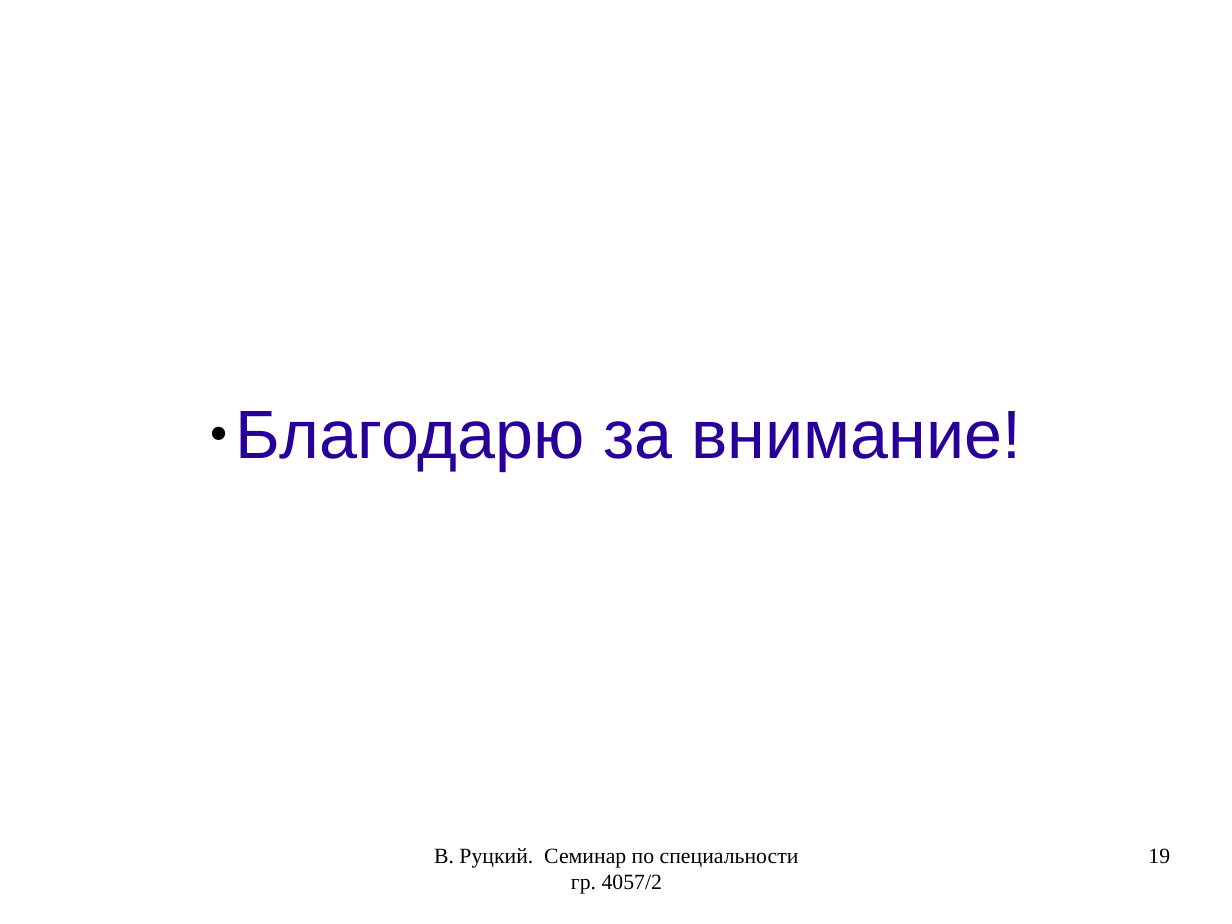
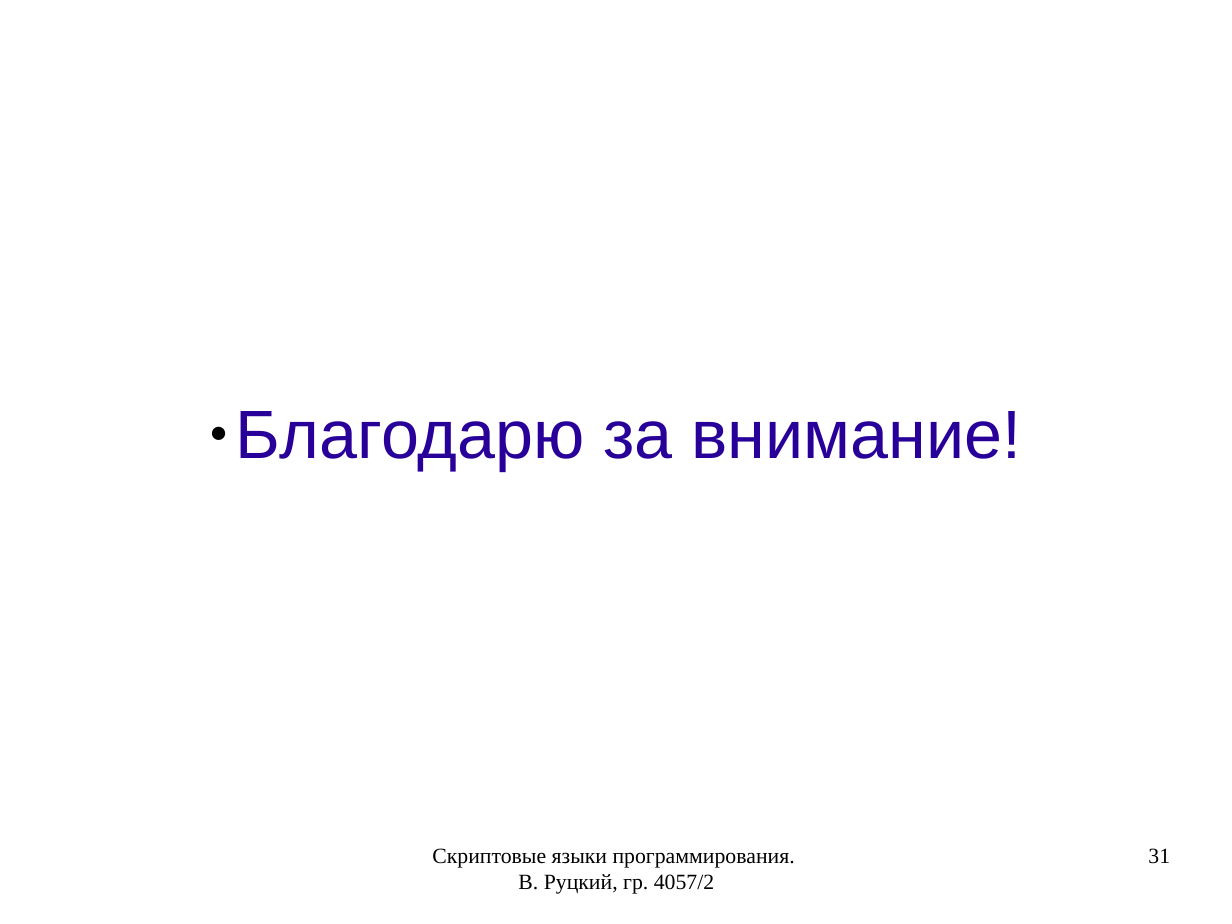
Before and after one commit to rutsky/semester07, a slide deck: slide 31 of Operation_systems/scripting_languages/40572_Rutsky_Scripting_languages.odp (slide 19 before the commit). Drawn at 1232x924 pixels with LibreOffice and Linux fonts; fonts in the diff are those of the drawing. Boxes give left, top, right and bottom in pixels: in the first picture for what was removed or moved away, otherwise in the second. Text is boxed around its words. In the diff, an @@ line names an element or a change of style, - is before the commit and + after.

```diff
--- a/Operation_systems/scripting_languages/40572_Rutsky_Scripting_languages.odp
+++ b/Operation_systems/scripting_languages/40572_Rutsky_Scripting_languages.odp
@@ text at [432,848,795,894]: text changed @@
-В. Руцкий. Семинар по специальности гр. 4057/2
+Скриптовые языки программирования. В. Руцкий, гр. 4057/2
@@ page number at [1148,848,1170,864]: text changed @@
-19
+31
```
Also in this commit, not shown: 16 other slides changed, 13 slides added, 1 slide removed, 5 other files.
